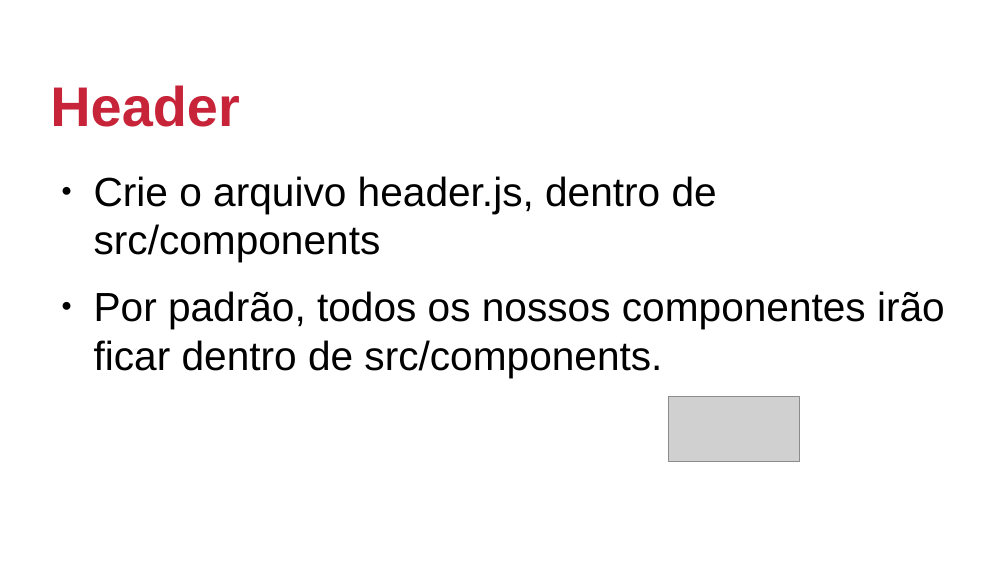
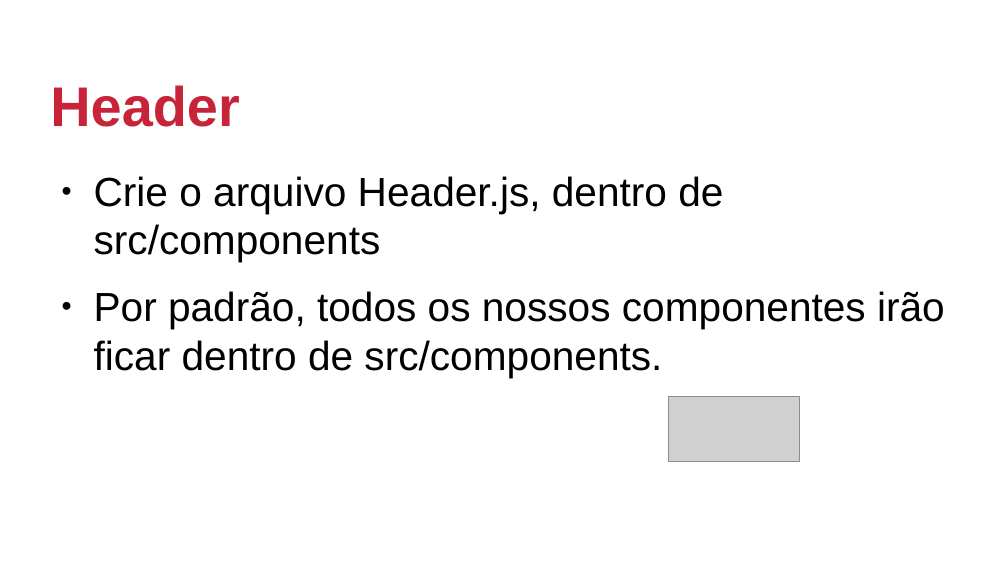
Before and after one commit to johnmagt/PIDM-2019_2, a slide deck: slide 6 of SLIDES/parte2/aula03.odp. Drawn at 1008x567 pixels with LibreOffice and Linux fonts; fonts in the diff are those of the drawing; grey boxes stand for pictures; background and template pictures are left out. Boxes give left, top, right and bottom in pixels: in the first picture for what was removed or moved away, otherwise in the second. Text is boxed around its words. In the diff, an @@ line names an element or a change of style, - is before the commit and + after.

```diff
--- a/SLIDES/parte2/aula03.odp
+++ b/SLIDES/parte2/aula03.odp
@@ text at [94, 176, 723, 262]: text changed @@
-● Crie o arquivo header.js, dentro de src/components
+● Crie o arquivo Header.js, dentro de src/components
```
Also in this commit, not shown: 1 other slide changed, 13 other files.
